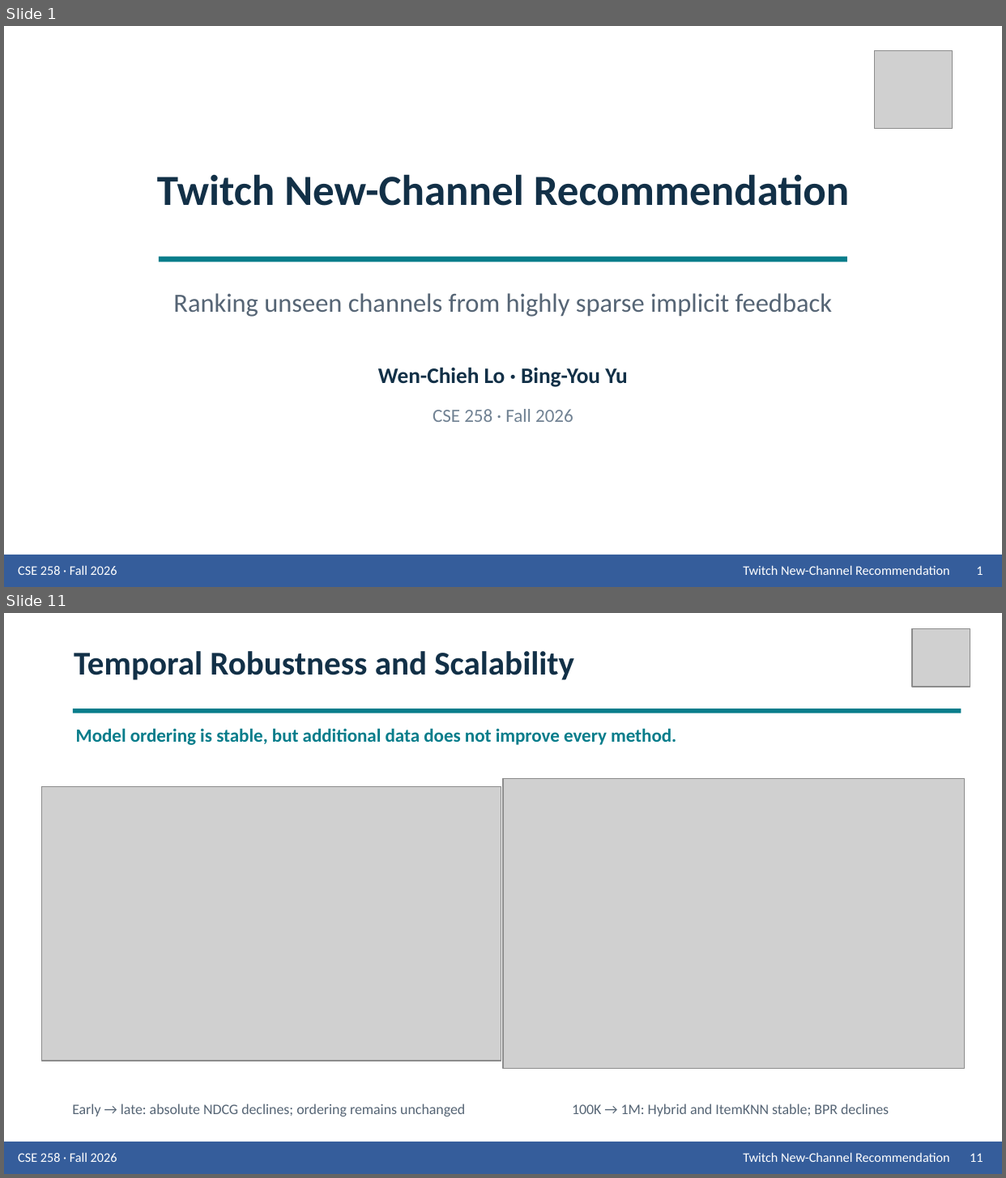
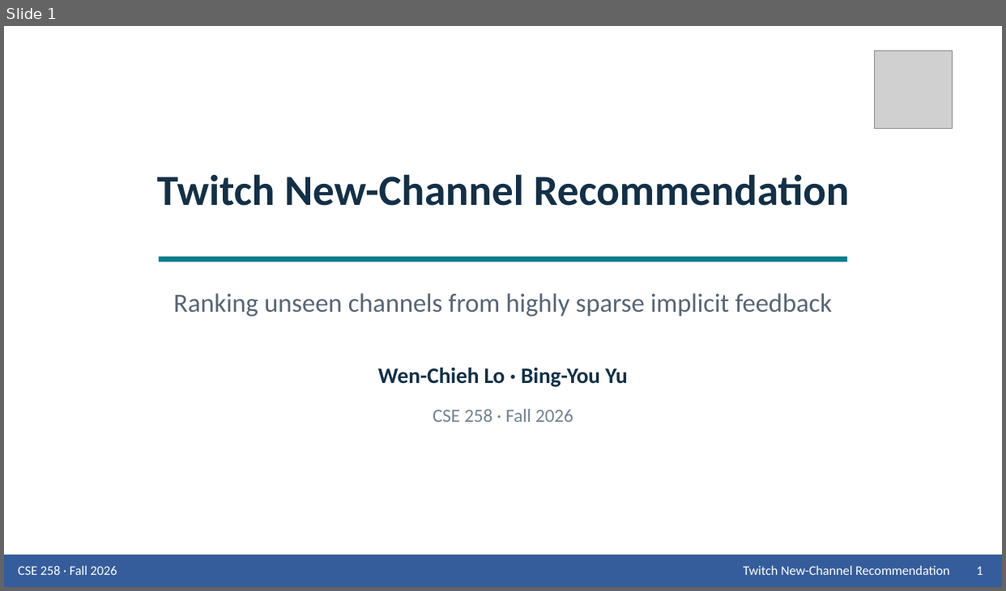
Before and after one commit to Wen-Chieh-Lo/You-know-who-did-God-did-, a slide deck: presentation/Group_9_Presentation_Twitch.pptx. Shown one above the other, each under a label of ours: slides 1 and 11 before the commit, slide 1 after it; the slides between them are not shown. The pictures are 1006x1178 and 1006x591 pixels, drawn with LibreOffice and Linux fonts; fonts in the diff are those of the drawing; grey boxes stand for pictures. Boxes give left, top, right and bottom in pixels: in the first picture for what was removed or moved away, otherwise in the second. Text is boxed around its words. In the diff, an @@ line names an element or a change of style, - is before the commit and + after.

Commit message:
Refine Twitch deck for an academic conference talk

```diff
--- a/presentation/Group_9_Presentation_Twitch.pptx
+++ b/presentation/Group_9_Presentation_Twitch.pptx
@@ slide 11 removed at (4,613,1002,1174), background #FFFFFF @@
@@ picture removed at (912,629,970,687) @@
@@ text removed at (74,651,574,680) @@
-Temporal Robustness and Scalability
@@ rectangle removed at (73,709,961,713) @@
@@ text removed at (76,728,676,745) @@
-Model ordering is stable, but additional data does not improve every method.
@@ picture removed at (503,779,964,1069) @@
@@ picture removed at (42,786,501,1061) @@
@@ text removed at (72,1104,465,1117) @@
-Early → late: absolute NDCG declines; ordering remains unchanged
@@ text removed at (572,1104,889,1117) @@
-100K → 1M: Hybrid and ItemKNN stable; BPR declines
@@ rectangle removed at (4,1142,1002,1174) @@
@@ text removed at (18,1152,117,1162) @@
-CSE 258 · Fall 2026
@@ text removed at (743,1152,950,1162) @@
-Twitch New-Channel Recommendation
@@ text removed at (970,1153,982,1162) @@
-11
```
Also in this commit, not shown: 12 slides changed, 2 slides added, 2 other files.
